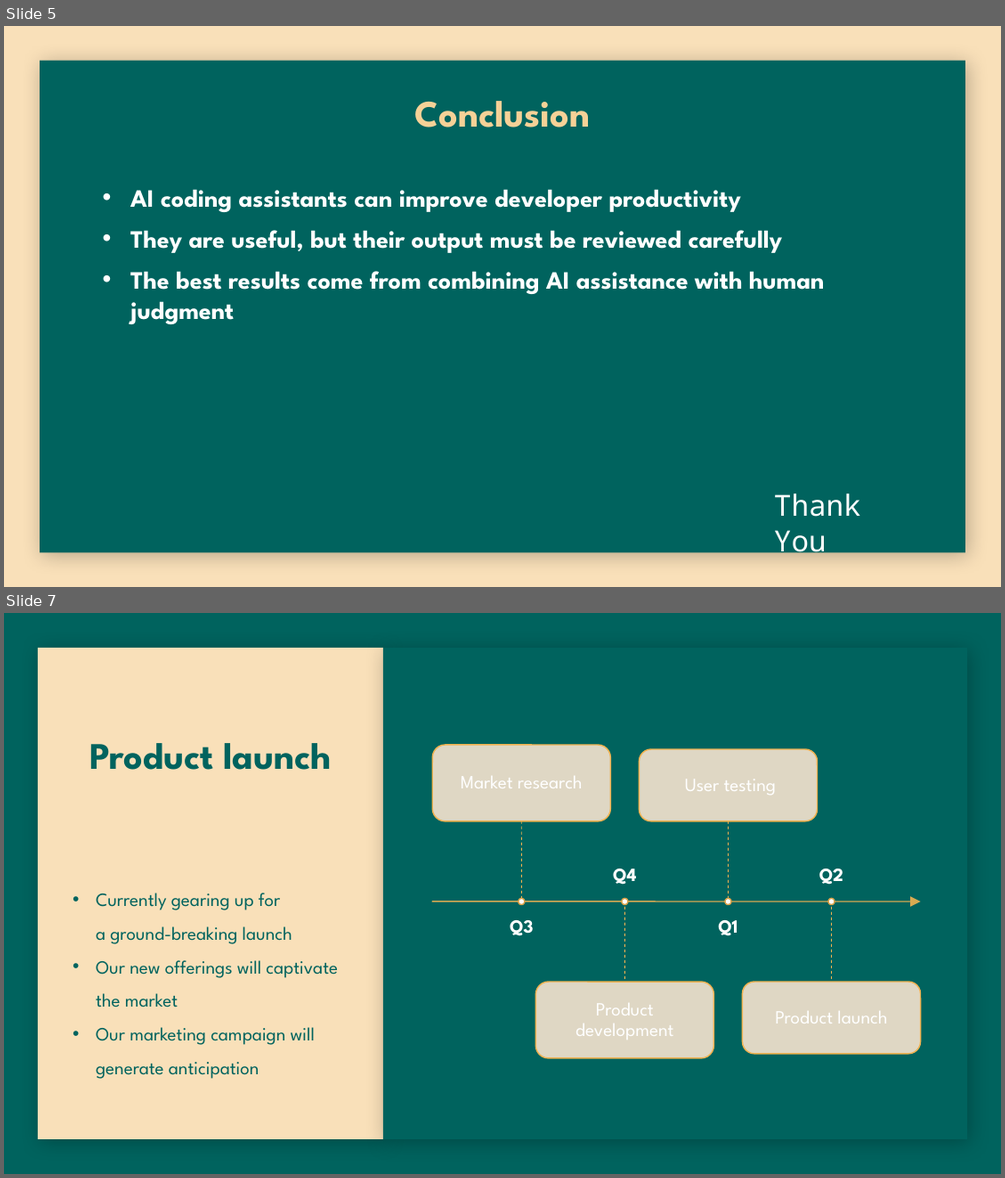
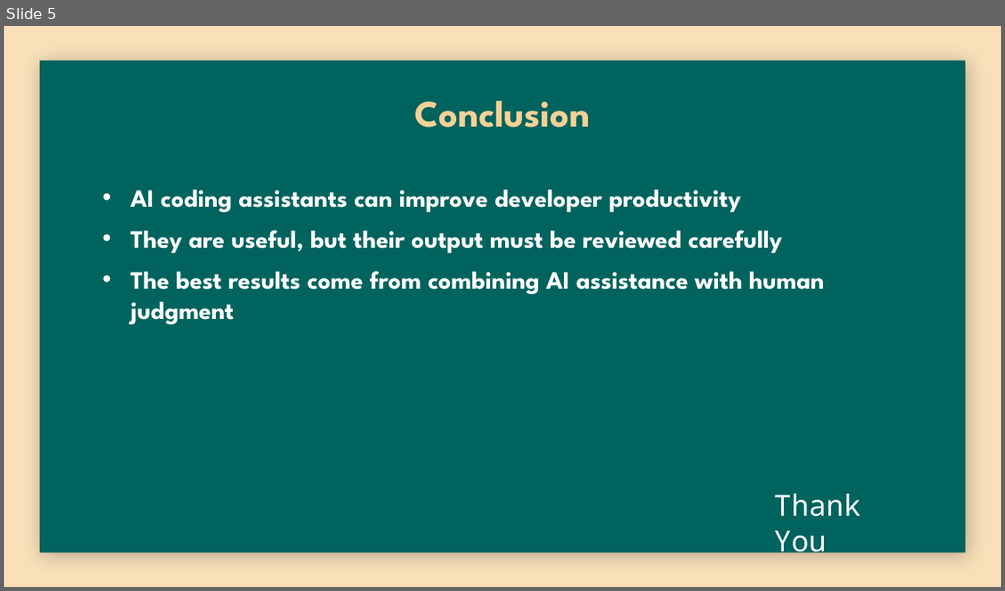
Before and after one commit to mrmohdjbr/ai-coding-assistants-project, a slide deck: How AI Coding Assistants Are Changing Software Development.pptx. Shown one above the other, each under a label of ours: slides 5 and 7 before the commit, slide 5 after it; the slides between them are not shown. The pictures are 1005x1178 and 1005x591 pixels, drawn with LibreOffice and Linux fonts; fonts in the diff are those of the drawing; background and template pictures are left out. Boxes give left, top, right and bottom in pixels: in the first picture for what was removed or moved away, otherwise in the second. Text is boxed around its words. In the diff, an @@ line names an element or a change of style, - is before the commit and + after.

```diff
--- a/How AI Coding Assistants Are Changing Software Development.pptx
+++ b/How AI Coding Assistants Are Changing Software Development.pptx
@@ slide 7 removed at (4,613,1001,1174), background #00635D @@
@@ rectangle removed at (38,648,383,1139) @@
@@ rectangle removed at (383,648,967,1139) @@
@@ title removed at (89,743,332,770) @@
-Product launch
@@ text removed at (96,892,338,1078) @@
-• Currently gearing up for
-  a ground-breaking launch
-• Our new offerings will captivate the market
-• Our marketing campaign will generate anticipation
@@ group removed at (432,745,921,1058): 8 texts, 4 rounded rectangles, 4 lines, 4 ellipses, 1 arrow @@
-Q3
-Market research
-Q4
-Product development
-Q1
-User testing
-Q2
-Product launch
```
Also in this commit, not shown: 9 other slides removed.
